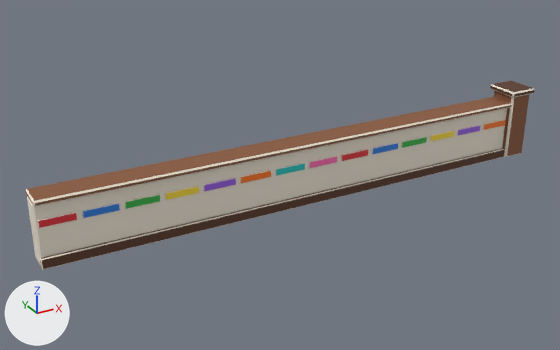
The glTF model game/assets/models/props/paint_wall.glb as it was, and as the next commit left it.
Rendered twice from a camera (50 mm lens) standing at (-4.82, -8.04, 4.53) and looking at (-0.25, 0.28, 0.37). Lighting does not change. The marker at lower left points along +X, +Y and +Z. The first picture is the older version. Vertices at exactly the same position are counted once.

Objects in the first picture: 'paint_wall'.
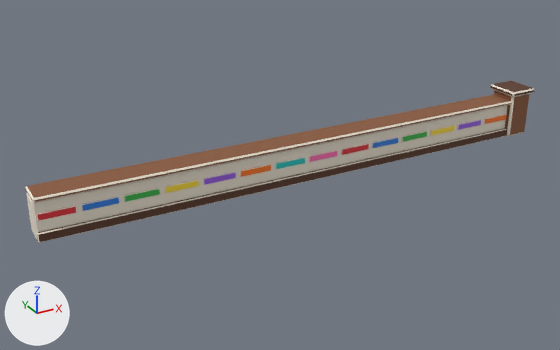
The newer file is also turned or shifted as a whole; pictures and numbers use the older file's frame.

The edits, one by one:
me_paint_wall is used by ob_paint_wall; location (0.0, 0.0, 0.0).
me_paint_wall had 456 vertices, 836 faces and spanned x -3.5..3.87, y -0.13..0.37, z 0.0..1.06.
me_paint_wall now has 456 vertices, 836 faces and spans x -3.5..3.87, y -0.13..0.37, z 0.34..1.06.
me_paint_wall part 1: the loose piece of 24 vertices spanning x -3.5..3.5, y 0.0..0.3, z 0.0..0.8 is scaled about its middle by (1, 1, 0.612), then moved by (0.0, 0.0, 0.19).
me_paint_wall part 2: the loose piece of 24 vertices spanning x -3.5..3.5, y -0.05..0.01, z 0.0..0.14 is scaled about its middle by (1, 1, 0.84), then moved by (0.0, 0.0, 0.33).
me_paint_wall part 3: the loose piece of 24 vertices spanning x -3.5..3.5, y -0.07..0.33, z 0.8..0.87 is moved by (0.0, 0.0, 0.04).
me_paint_wall part 4: the loose piece of 24 vertices spanning x -3.47..-3.03, y -0.01..0.0, z 0.51..0.61 is moved by (0.0, 0.0, 0.08).
me_paint_wall part 5: the loose piece of 24 vertices spanning x -2.97..-2.53, y -0.01..0.0, z 0.51..0.61 is moved by (0.0, 0.0, 0.08).
me_paint_wall part 6: the loose piece of 24 vertices spanning x -2.47..-2.03, y -0.01..0.0, z 0.51..0.61 is moved by (0.0, 0.0, 0.08).
me_paint_wall part 7: the loose piece of 24 vertices spanning x -1.97..-1.53, y -0.01..0.0, z 0.51..0.61 is moved by (0.0, 0.0, 0.08).
me_paint_wall part 8: the loose piece of 24 vertices spanning x -1.47..-1.03, y -0.01..0.0, z 0.51..0.61 is moved by (0.0, 0.0, 0.08).
me_paint_wall part 9: the loose piece of 24 vertices spanning x -0.97..-0.53, y -0.01..0.0, z 0.51..0.61 is moved by (0.0, 0.0, 0.08).
me_paint_wall part 10: the loose piece of 24 vertices spanning x -0.47..-0.03, y -0.01..0.0, z 0.51..0.61 is moved by (0.0, 0.0, 0.08).
me_paint_wall part 11: the loose piece of 24 vertices spanning x 0.03..0.47, y -0.01..0.0, z 0.51..0.61 is moved by (0.0, 0.0, 0.08).
me_paint_wall part 12: the loose piece of 24 vertices spanning x 0.53..0.97, y -0.01..0.0, z 0.51..0.61 is moved by (0.0, 0.0, 0.08).
me_paint_wall part 13: the loose piece of 24 vertices spanning x 1.03..1.47, y -0.01..0.0, z 0.51..0.61 is moved by (0.0, 0.0, 0.08).
me_paint_wall part 14: the loose piece of 24 vertices spanning x 1.53..1.97, y -0.01..0.0, z 0.51..0.61 is moved by (0.0, 0.0, 0.08).
me_paint_wall part 15: the loose piece of 24 vertices spanning x 2.03..2.47, y -0.01..0.0, z 0.51..0.61 is moved by (0.0, 0.0, 0.08).
me_paint_wall part 16: the loose piece of 24 vertices spanning x 2.53..2.97, y -0.01..0.0, z 0.51..0.61 is moved by (0.0, 0.0, 0.08).
me_paint_wall part 17: the loose piece of 24 vertices spanning x 3.03..3.47, y -0.01..0.0, z 0.51..0.61 is moved by (0.0, 0.0, 0.08).
me_paint_wall part 18: 24 of the vertices in x 3.43..3.87, y -0.13..0.37, z 0.0..1.0 are scaled about their middle by (1, 1, 0.656), then moved by (0.0, 0.0, 0.18).

Location of each change, [x1, y1, x2, y2] in pixels of the pictures (560 x 350 px; the box of a moved part takes in the faces that stretch with it):
'paint_wall', reshaped (14% shorter): before [26, 81, 534, 269]; after [25, 81, 534, 243]
part 1 of me_paint_wall, moved or reshaped: before [27, 108, 507, 266]; after [26, 106, 507, 239]
part 2 of me_paint_wall, moved or reshaped: before [40, 148, 504, 269]; after [36, 128, 507, 243]
part 3 of me_paint_wall, moved or reshaped: before [26, 97, 511, 207]; after [25, 95, 512, 203]
part 4 of me_paint_wall, moved or reshaped: before [37, 212, 78, 228]; after [36, 206, 77, 221]
part 5 of me_paint_wall, moved or reshaped: before [82, 203, 120, 218]; after [81, 197, 119, 211]
part 6 of me_paint_wall, moved or reshaped: before [124, 194, 161, 209]; after [124, 188, 160, 202]
part 7 of me_paint_wall, moved or reshaped: before [165, 186, 199, 200]; after [164, 180, 199, 193]
part 8 of me_paint_wall, moved or reshaped: before [203, 178, 236, 192]; after [203, 172, 236, 185]
part 9 of me_paint_wall, moved or reshaped: before [240, 170, 271, 184]; after [240, 164, 271, 177]
part 10 of me_paint_wall, moved or reshaped: before [275, 163, 305, 176]; after [275, 157, 305, 169]
part 11 of me_paint_wall, moved or reshaped: before [309, 156, 337, 169]; after [309, 150, 338, 162]
part 12 of me_paint_wall, moved or reshaped: before [341, 149, 369, 161]; after [341, 143, 369, 155]
part 13 of me_paint_wall, moved or reshaped: before [372, 142, 398, 155]; after [372, 137, 399, 149]
part 14 of me_paint_wall, moved or reshaped: before [401, 136, 427, 148]; after [402, 131, 427, 142]
part 15 of me_paint_wall, moved or reshaped: before [430, 130, 454, 142]; after [430, 125, 455, 136]
part 16 of me_paint_wall, moved or reshaped: before [457, 125, 481, 136]; after [457, 119, 481, 130]
part 17 of me_paint_wall, moved or reshaped: before [483, 119, 506, 130]; after [484, 114, 507, 124]
part 18 of me_paint_wall, moved or reshaped: before [490, 86, 534, 157]; after [490, 86, 534, 136]
